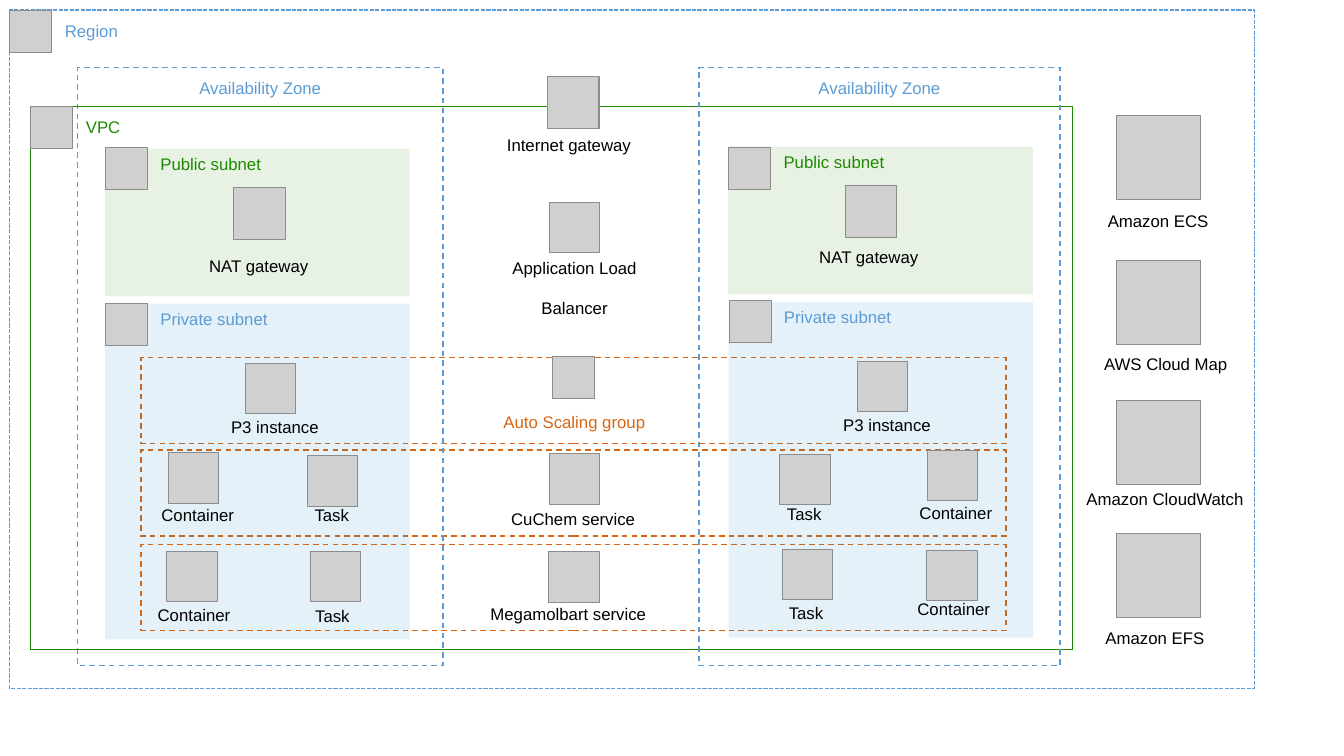
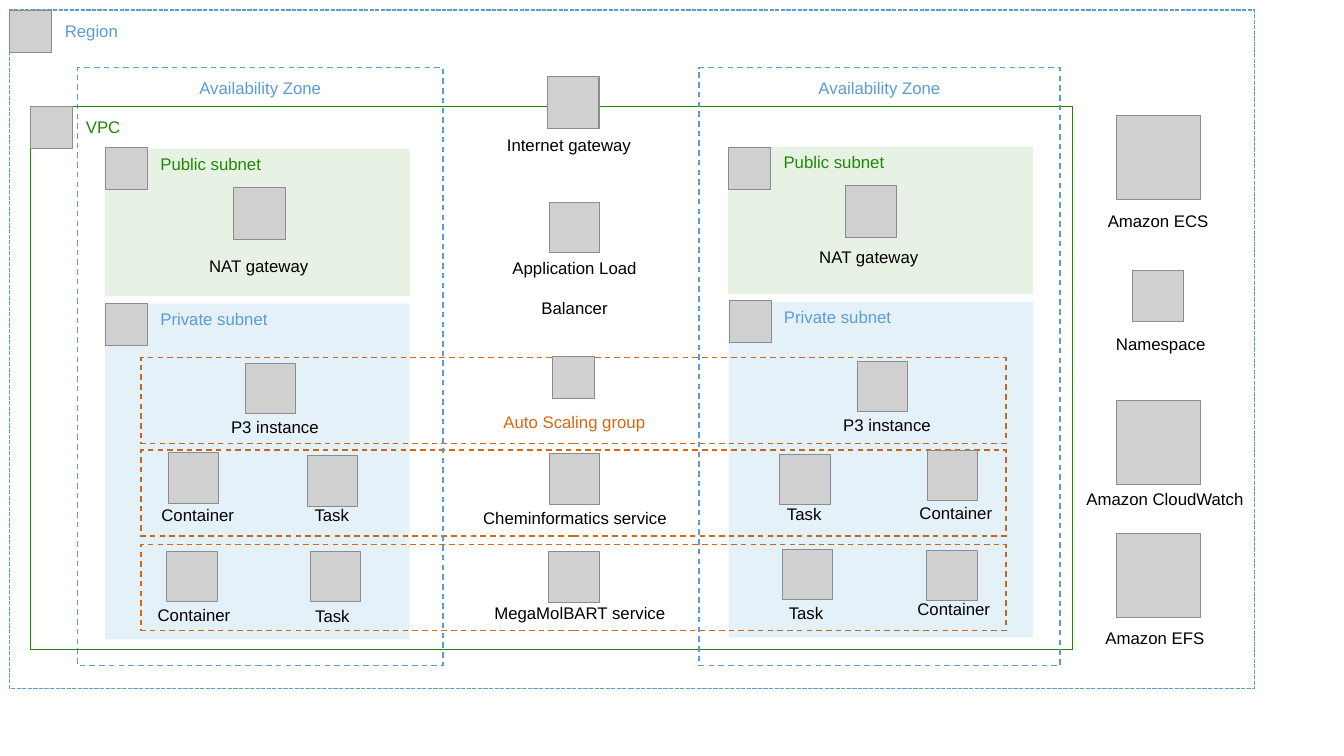
Before and after one commit to troy-ameigh/quickstart-nvidia-cheminformatics, a slide deck: slide 1 of docs/deployment_guide/images/nvidia-chem-architecture-diagram.pptx. Drawn at 1344x756 pixels with LibreOffice and Linux fonts; fonts in the diff are those of the drawing; grey boxes stand for pictures. Boxes give left, top, right and bottom in pixels: in the first picture for what was removed or moved away, otherwise in the second. Text is boxed around its words. In the diff, an @@ line names an element or a change of style, - is before the commit and + after.

```diff
--- a/docs/deployment_guide/images/nvidia-chem-architecture-diagram.pptx
+++ b/docs/deployment_guide/images/nvidia-chem-architecture-diagram.pptx
@@ picture removed at <box>1117,260,1201,344</box> @@
@@ picture added at <box>1133,271,1184,322</box> @@
@@ text at <box>1116,338,1205,354</box>: text changed @@
-AWS Cloud Map
+Namespace
@@ text at <box>483,512,667,524</box>: text changed @@
-CuChem service
+Cheminformatics service
@@ text at <box>494,607,665,623</box>: text changed @@
-Megamolbart service
+MegaMolBART service
```
Also in this commit, not shown: 3 other files.
